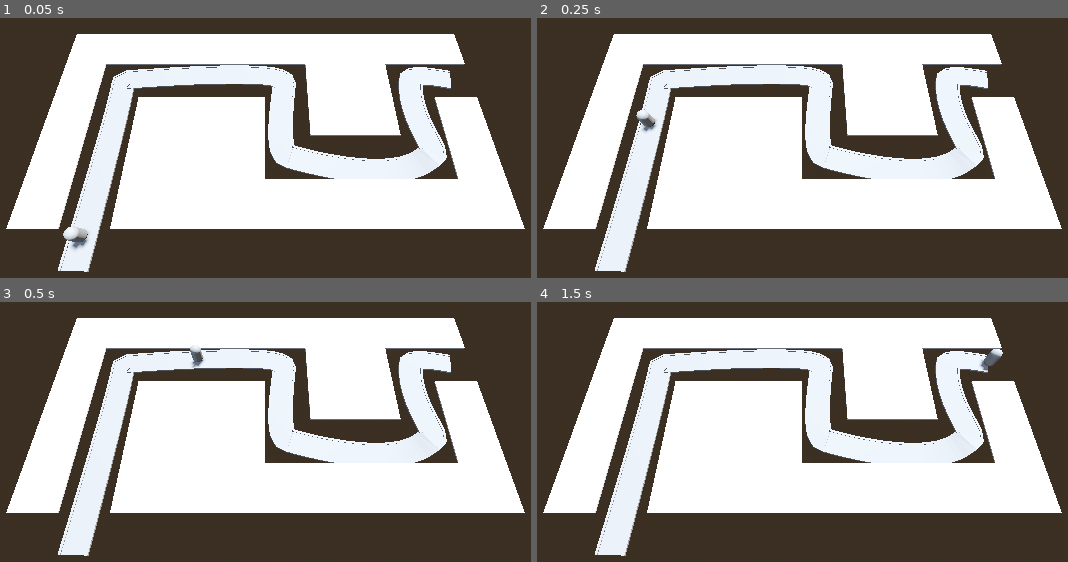
Above: before the commit, frames 1-4 (two rows, left to right).
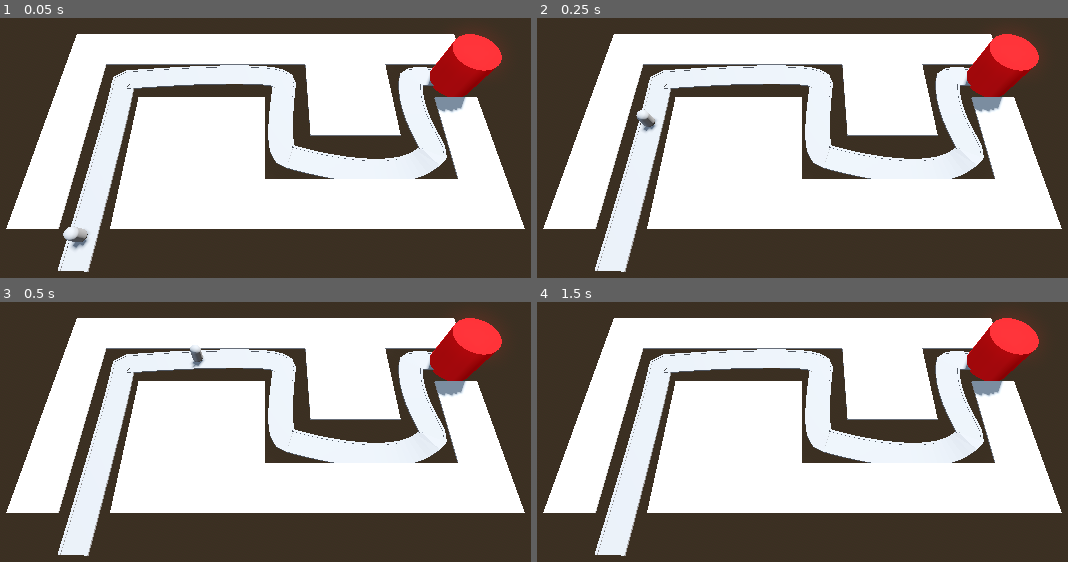
Above: after the commit, the same moments.

Repository: EsbenNyboe/TowerDefense
Game: Godot game, scene res://BaseLevel.tscn
The game is run twice, just before and just after one commit, with the same random seed, the same clock (stepped at 60 frames per second) and the same inputs.
Inputs:
- Up to frame 1 (0.05 s): no input
- Up to frame 2 (0.25 s): no input
- Up to frame 3 (0.5 s): no input
- Up to frame 4 (1.5 s): no input

The runs differ from the first frame. In frame 1, 2.5% of the frame differs, in the area x 80-95%, y 6-37%; in frame 2, 2.5%; in frame 3, 2.5%; in frame 4, 2.5%.

Commit message:
Setup base (apply damage via Scene Groups)

Diff:
--- /dev/null
+++ b/barbarianblaster/Base/base.gd
@@ -0,0 +1,4 @@
+extends Node3D
+
+func take_damage() -> void:
+	print("take damage")
--- /dev/null
+++ b/barbarianblaster/Base/base.tscn
@@ -0,0 +1,16 @@
+[gd_scene load_steps=3 format=3 uid="uid://c6v5nq11udlcs"]
+
+[ext_resource type="Script" uid="uid://b1jlqbrbhx1c" path="res://Base/base.gd" id="1_u1x2a"]
+
+[sub_resource type="StandardMaterial3D" id="StandardMaterial3D_cbgtc"]
+albedo_color = Color(1, 0, 0, 1)
+
+[node name="Base" type="Node3D" groups=["base"]]
+script = ExtResource("1_u1x2a")
+
+[node name="CSGCylinder3D" type="CSGCylinder3D" parent="."]
+transform = Transform3D(1, 0, 0, 0, 1, 0, 0, 0, 1, 0, 2, 0)
+radius = 2.0
+height = 4.0
+sides = 32
+material = SubResource("StandardMaterial3D_cbgtc")
--- a/barbarianblaster/BaseLevel.tscn
+++ b/barbarianblaster/BaseLevel.tscn
@@ -1,7 +1,8 @@
-[gd_scene load_steps=7 format=3 uid="uid://3hglmvlcgt28"]
+[gd_scene load_steps=8 format=3 uid="uid://3hglmvlcgt28"]
 
 [ext_resource type="MeshLibrary" uid="uid://fc40di53ut7g" path="res://MeshLibraries/SpaceLibrary.tres" id="1_lvb7b"]
 [ext_resource type="PackedScene" uid="uid://c3e07dhjrjxq4" path="res://enemy.tscn" id="2_5x8ra"]
+[ext_resource type="PackedScene" uid="uid://c6v5nq11udlcs" path="res://Base/base.tscn" id="3_knq2t"]
 
 [sub_resource type="ProceduralSkyMaterial" id="ProceduralSkyMaterial_dq0bh"]
 sky_horizon_color = Color(0.662243, 0.671743, 0.686743, 1)
@@ -94,4 +95,7 @@
 path_joined = false
 
 [node name="Enemy" parent="Path3D" instance=ExtResource("2_5x8ra")]
-transform = Transform3D(0.99996, 0, -0.00705857, 0, 0.99999, 0, 0.00705853, 0, 0.999965, -14, 0, 19)
+transform = Transform3D(0.99996, 0, -0.00705857, 0, 0.99999, 0, 0.00705854, 0, 0.999965, -14, 0, 19)
+
+[node name="Base" parent="." instance=ExtResource("3_knq2t")]
+transform = Transform3D(1, 0, 0, 0, 1, 0, 0, 0, 1, 18, 0, 2)
--- a/barbarianblaster/enemy.gd
+++ b/barbarianblaster/enemy.gd
@@ -2,5 +2,9 @@
 
 @export var speed: float = 2.5
 
+@onready var base = get_tree().get_first_node_in_group("base")
+
 func _process(delta: float) -> void:
 	progress += delta * speed
+	if progress_ratio >= 1:
+		base.take_damage()
Not shown, added: barbarianblaster/Base/base.gd.uid
